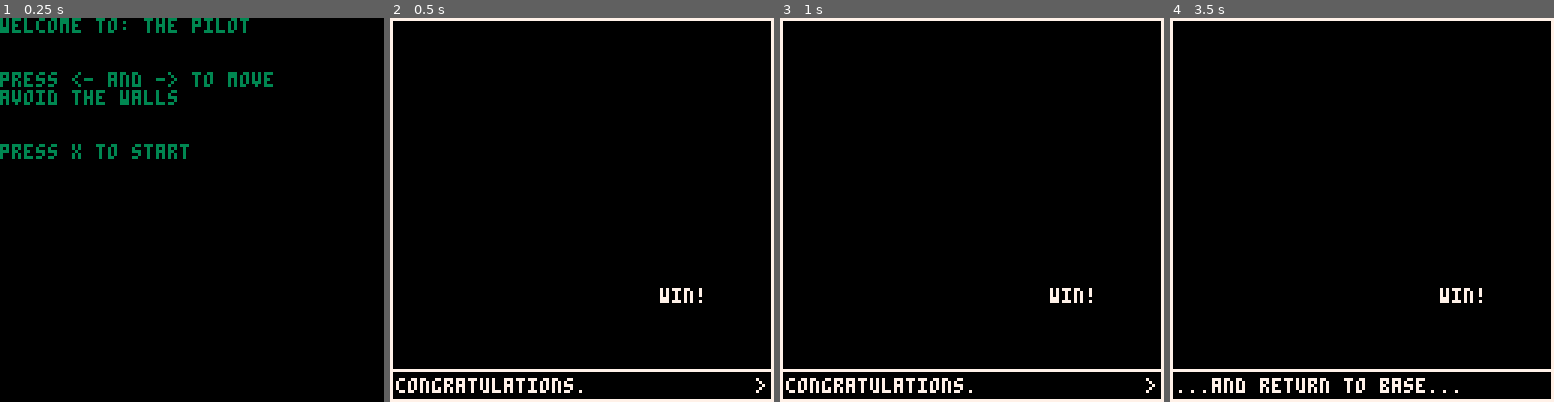
Above: before the commit, frames 1-4 (left to right).
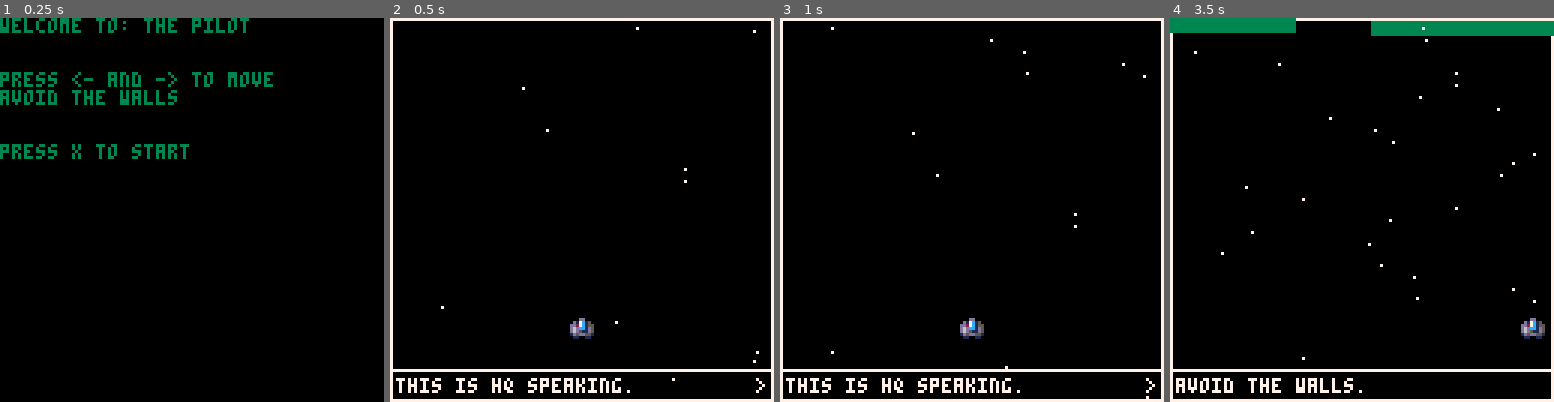
Above: after the commit, the same moments.

Repository: shen-sat/pilot
Game: PICO-8 cartridge pilot.p8
Two runs of this game, one before a commit and one after it. Both use one fixed random seed, a clock stepped at 60 frames per second and the inputs below.
Inputs:
- Up to frame 1 (0.25 s): no input
- Up to frame 2 (0.5 s): tap X (X key) at 0.33 s
- Up to frame 3 (1 s): tap O (Z key) at 0.7 s
- Up to frame 4 (3.5 s): tap X (X key) at 1.07, 1.85, 2.97 s; hold Right 1.6-2.1 s; tap O (Z key) every 0.4 s from 1.7 to 3.3 s; hold Right 2.47-3.03 s; hold Left from 3.08 s (still down)

Frame 1 is identical in both runs. In frame 2, 1.5% of the frame differs, in the area x 1-97%, y 2-98%; in frame 3, 1.5%; in frame 4, 4.7%, in the area x 0-100%, y 0-98%.

Commit message:
Add scrolling stars

Diff:
--- a/pilot.p8
+++ b/pilot.p8
@@ -95,6 +95,10 @@
  hq_start_dialogue_start_time = 0
  hq_start_show_dialogue = true
  blinking = true
+
+ stars = {}
+ initial_stars()
+ generate_star_time = 0
 end
 
 --game-update------------------------------------------------------------------------------------------
@@ -109,6 +113,9 @@
  if btn(1) then player.x+=3 end
 
  if btnp(5) then hq_start_dialogue_index += 1 end
+ generate_stars()
+
+ move_stars()
 
  create_barriers()
 
@@ -150,6 +157,10 @@
  for wall in all(walls) do
   rectfill(wall.x,wall.y,wall.x + wall.width - 1,wall.y + wall.height - 1,wall.col)
  end
+
+ for star in all(stars) do
+  pset(star.x, star.y, 7)
+ end
 end
 
 --game-functions------------------------------------------------------------------------------------------
@@ -158,6 +169,45 @@
 --game-functions------------------------------------------------------------------------------------------
 --game-functions------------------------------------------------------------------------------------------
 --game-functions------------------------------------------------------------------------------------------
+function generate_stars()
+ if time() > generate_star_time then
+  star = {
+   x = flr(rnd(128)),
+   y = -1
+  }
+  add(stars, star)
+  generate_star_time = time() + 0.1
+ end
+end
+
+function move_stars()
+ for star in all(stars) do
+   star.y += 1
+   if star.y > 138 then
+    del(stars, star)
+   end
+ end
+end
+
+
+function initial_stars()
+ my_arr = {}
+ for i=0,127 do
+  add(my_arr, i)
+ end
+
+ for i=1,10 do
+  point_x = flr(rnd(128))
+  point_y = flr(rnd(128))
+  -- del(my_arr, point_x)
+  -- del(my_arr, point_y)
+  star = {
+   x = point_x,
+   y = point_y
+  }
+  add(stars, star)
+ end
+end
 
 function manage_hq_start_dialogue()
  if hq_start_dialogue_index > #hq_start_dialogue_lines then hq_start_show_dialogue = false end
@@ -345,7 +395,7 @@
 end
 
 function check_win()
- if wave > 0 then
+ if wave > 1 then
   run_win()
  end
 end
@@ -390,6 +440,8 @@
   print('win!', 90, 90, 7)
   rect(0,0,127,127,7) -- border
   line(0,117,127,117,7) -- console border
+
+  spr(player.sprite,player.x,player.y)
 
   display_hq_win_dialogue()
   if btnp(5) then hq_win_dialogue_index += 1 end
Not shown, changed: TODO.txt
